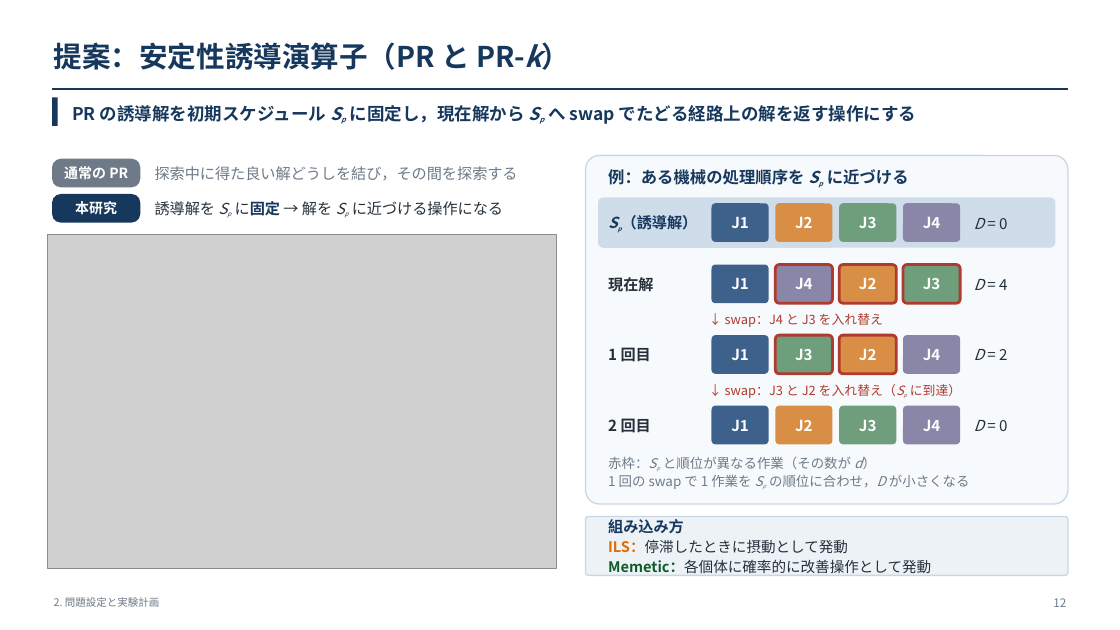
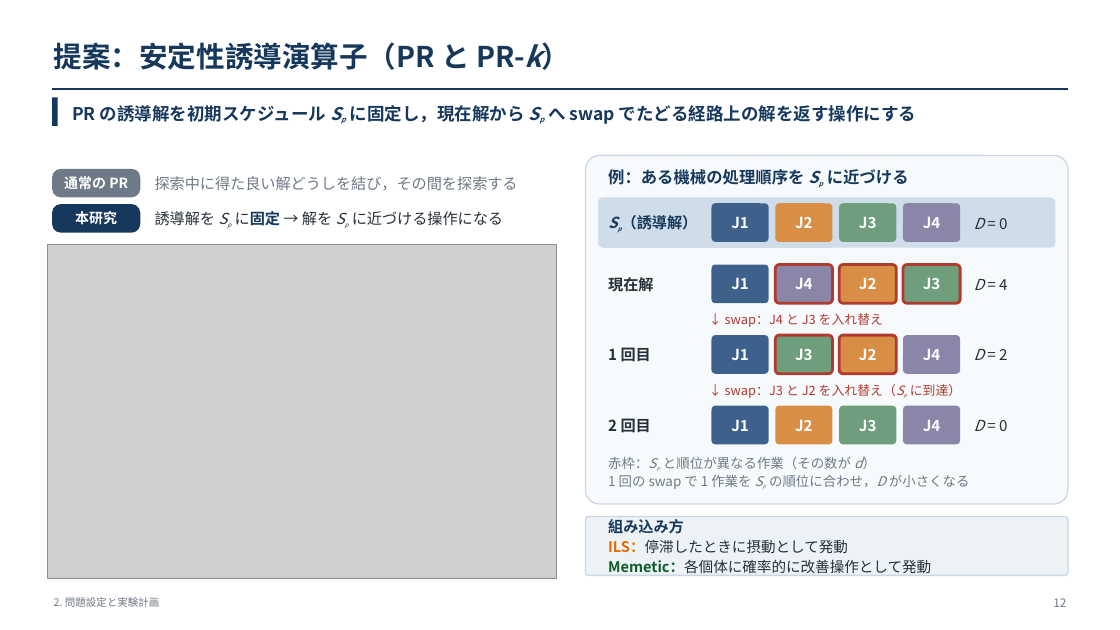
Before and after one commit to kitotakumi/stability_scheduling, a slide deck: slide 12 of doc/presentation_materials/JIMA2026fall_発表.pptx. Drawn at 1120x630 pixels with LibreOffice and Linux fonts; fonts in the diff are those of the drawing; grey boxes stand for pictures. Boxes give left, top, right and bottom in pixels: in the first picture for what was removed or moved away, otherwise in the second. Text is boxed around its words. In the diff, an @@ line names an element or a change of style, - is before the commit and + after.

```diff
--- a/doc/presentation_materials/JIMA2026fall_発表.pptx
+++ b/doc/presentation_materials/JIMA2026fall_発表.pptx
@@ 2 rounded rectangles, 2 texts, 1 picture: place and size @@
-2 rounded rectangles, 2 texts, 1 picture at bbox=[48, 159, 556, 569]
+2 rounded rectangles, 2 texts, 1 picture at bbox=[48, 169, 556, 579]
```
Also in this commit, not shown: 2 other files.
